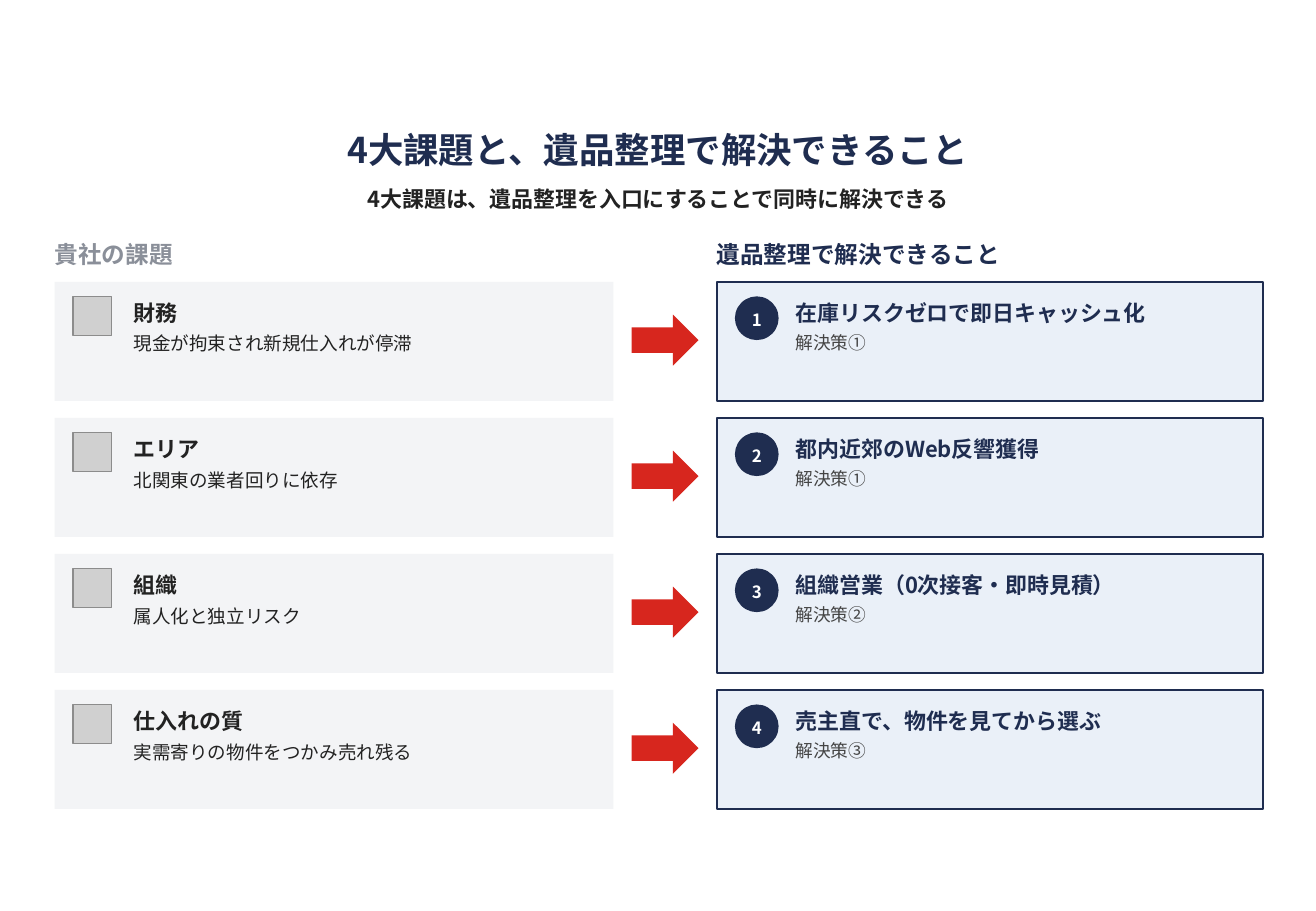
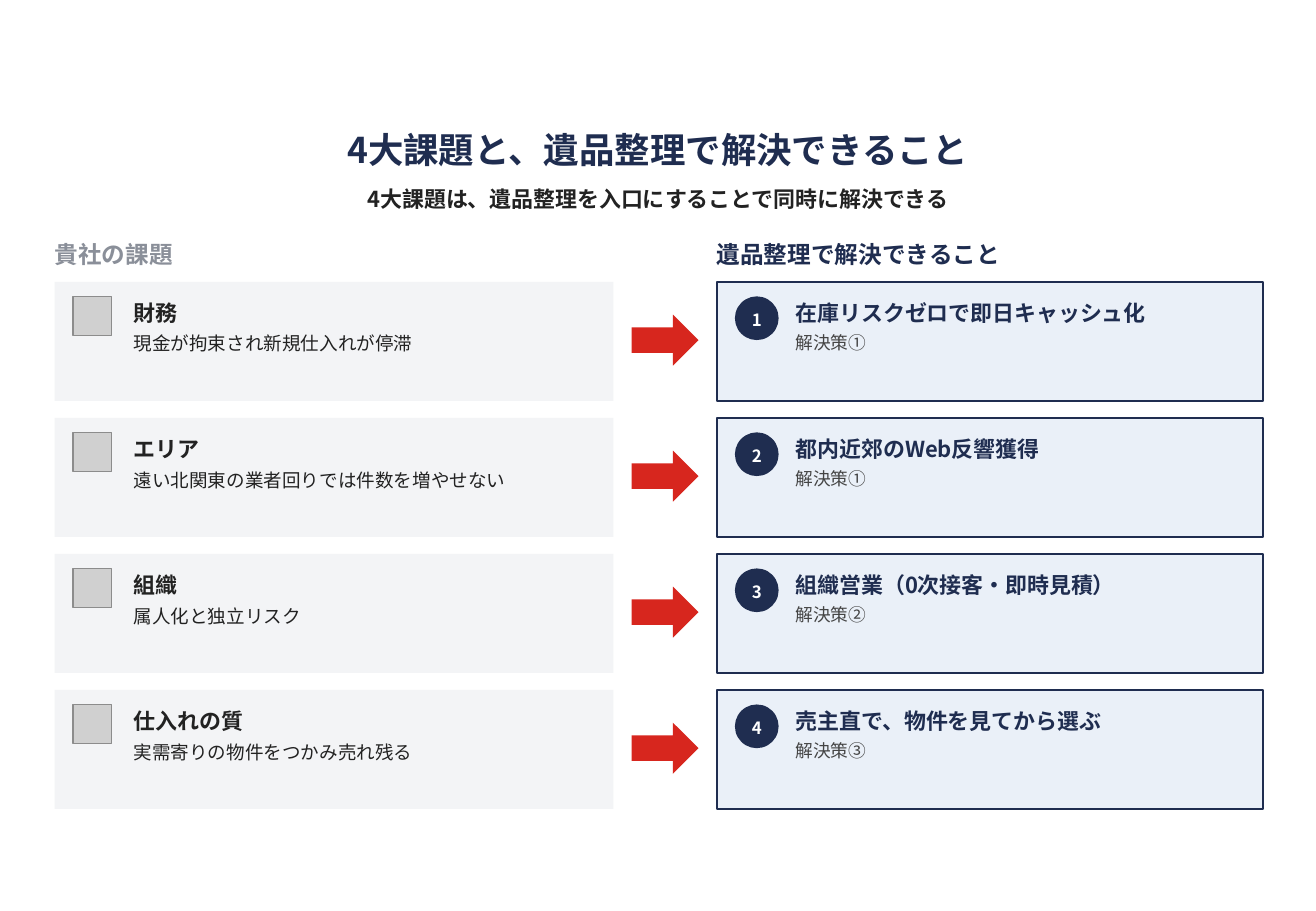
Before and after one commit to soshiro-iki-sys/-, a slide deck: slide 17 of proposals/REVIVAL_LINK様_2回目商談_ご提案書_不動産版.pptx. Drawn at 1316x911 pixels with LibreOffice and Linux fonts; fonts in the diff are those of the drawing; grey boxes stand for pictures; background and template pictures are left out. Boxes give left, top, right and bottom in pixels: in the first picture for what was removed or moved away, otherwise in the second. Text is boxed around its words. In the diff, an @@ line names an element or a change of style, - is before the commit and + after.

```diff
--- a/proposals/REVIVAL_LINK様_2回目商談_ご提案書_不動産版.pptx
+++ b/proposals/REVIVAL_LINK様_2回目商談_ご提案書_不動産版.pptx
@@ text at (x1=134, y1=471, x2=506, y2=489): text changed @@
-北関東の業者回りに依存
+遠い北関東の業者回りでは件数を増やせない
```
Also in this commit, not shown: 3 other slides changed, 1 slide added, 1 slide removed, 1 other file.
